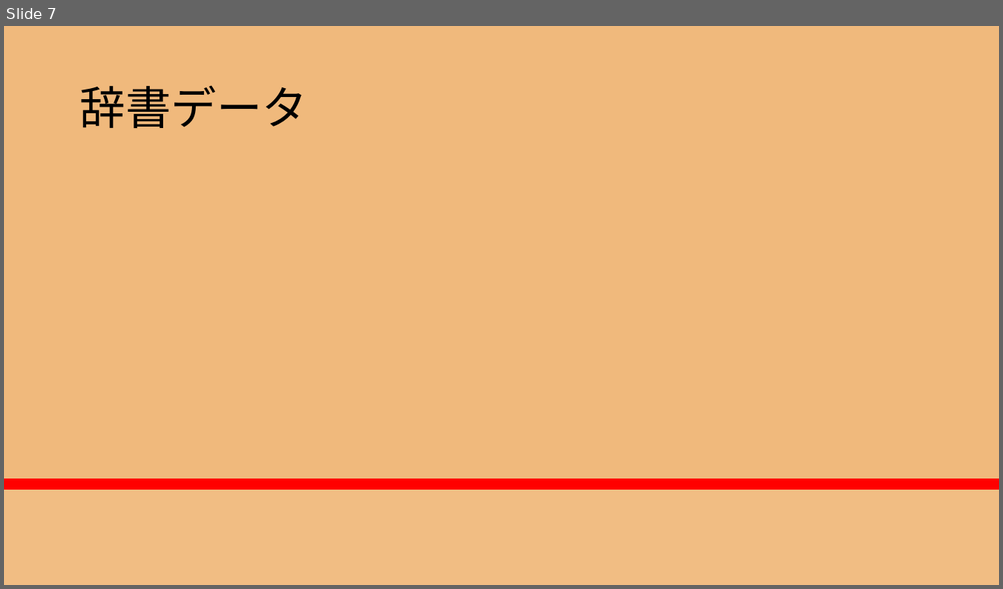
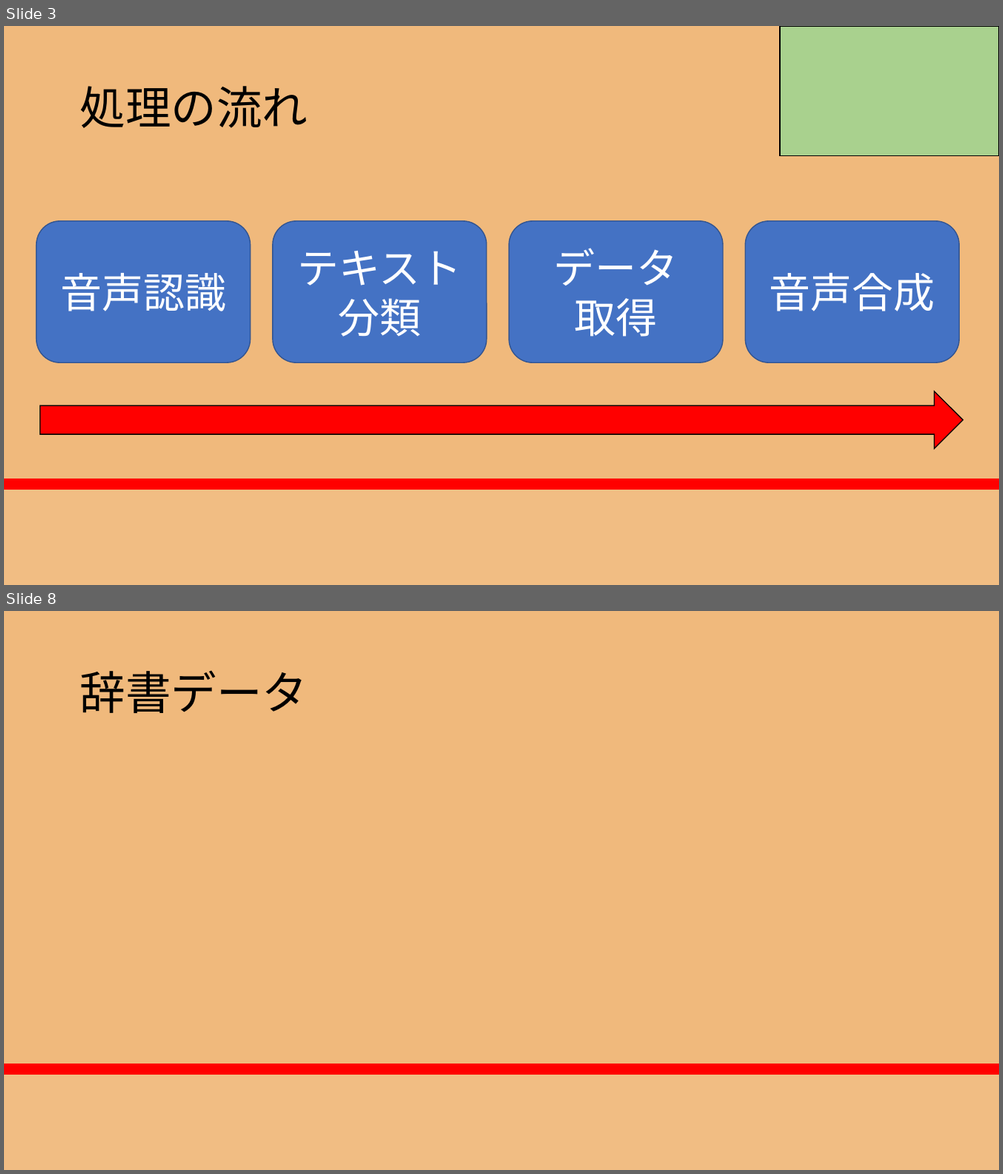
Before and after one commit to RikiishiSuzunosuke/AIspeaker_yosie, a slide deck: presentation/AIスピーカー開発_3_main.pptx. Shown one above the other, each under a label of ours: slide 7 before the commit, slides 3 and 8 after it; the slides between them are not shown. The pictures are 1003x589 and 1003x1174 pixels, drawn with LibreOffice and Linux fonts; fonts in the diff are those of the drawing. Boxes give left, top, right and bottom in pixels: in the first picture for what was removed or moved away, otherwise in the second. Text is boxed around its words. In the diff, an @@ line names an element or a change of style, - is before the commit and + after.

```diff
--- a/presentation/AIスピーカー開発_3_main.pptx
+++ b/presentation/AIスピーカー開発_3_main.pptx
@@ slide 3 added at [4,26,999,585], background gradient #F0B97C to #FF0000 to #F86446 to #F1BD83 @@
@@ rectangle added at [780,26,999,156], fill #A9D18E, outline #000000 1 pt @@
@@ title added at [79,86,307,128], 44 pt, text #000000 @@
+処理の流れ
@@ rounded rectangle added at [36,221,250,363], fill #4472C4, outline #325491 1 pt, 40 pt, text #FFFFFF @@
+音声認識
@@ rounded rectangle added at [273,221,486,363], fill #4472C4, outline #325491 1 pt, 40 pt, text #FFFFFF @@
+テキスト分類
@@ rounded rectangle added at [509,221,723,363], fill #4472C4, outline #325491 1 pt, 40 pt, text #FFFFFF @@
+データ
+取得
@@ rounded rectangle added at [745,221,959,363], fill #4472C4, outline #325491 1 pt, 40 pt, text #FFFFFF @@
+音声合成
@@ right arrow added at [40,392,963,449], fill #FF0000, outline #000000 1 pt @@
@@ what was slide 7 is now slide 8 @@
```
Also in this commit, not shown: 5 slides changed, 4 other slides added, 2 slides removed, 2 other files.
